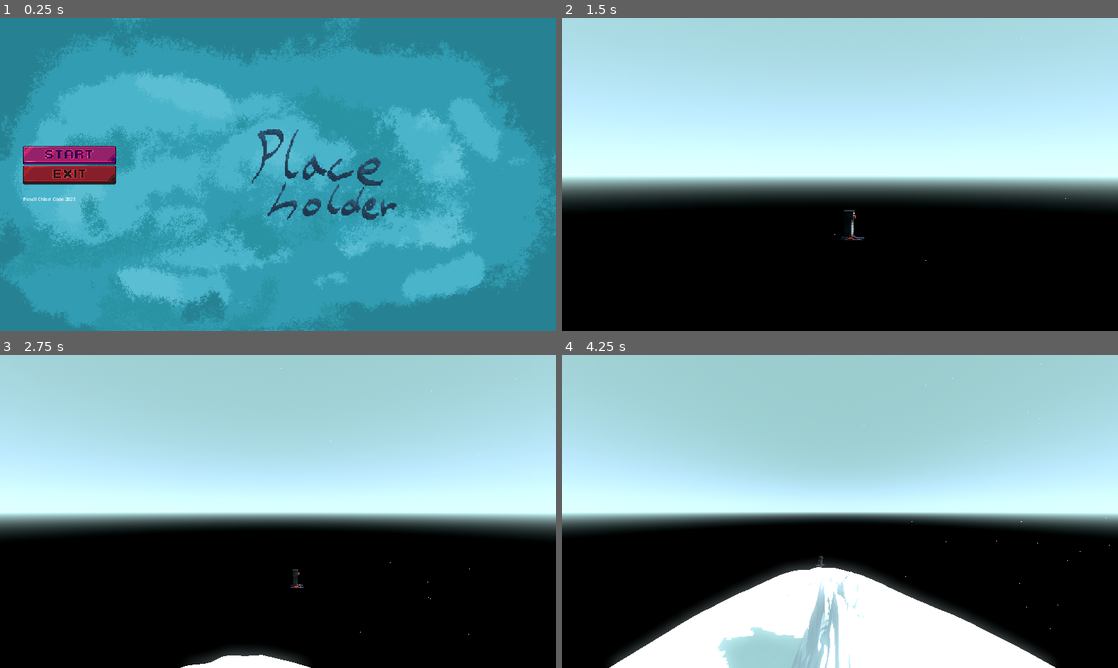
Above: before the commit, frames 1-4 (two rows, left to right).
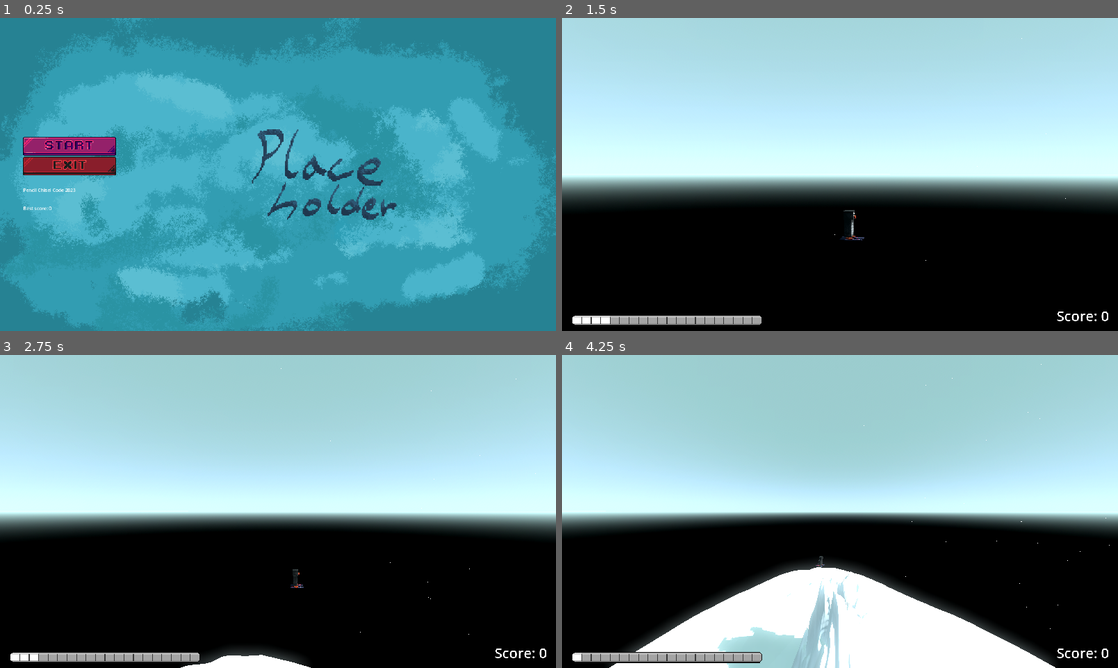
Above: after the commit, the same moments.

Repository: CodingBigTime/pencil-chisel-code-2023
Game: Godot game, scene res://scenes/ui/main_menu.tscn
Same seed, same stepped clock (60 frames per second), same inputs: the game is played once before the commit and once after it. Before the commit the project starts from res://scenes/main_menu.tscn.
Inputs (mouse positions are in pixels of both pictures, inside the frame that each line leads up to; where the layout moved, square brackets give the same spot in the first picture):
- Up to frame 1 (0.25 s): no input
- Up to frame 2 (1.5 s): click (628, 146) [628, 155] at 0.5 s; hold D (right) from 1.28 s (still down); tap Space (boost) at 1.35 s
- Up to frame 3 (2.75 s): release D (right) at 2.03 s; hold A (left) from 2.03 s (still down); tap Space (boost) at 2.1 s
- Up to frame 4 (4.25 s): release A (left) at 2.78 s; hold D (right) from 2.78 s (still down); tap Space (boost) at 2.85, 3.6 s

The runs differ from the first frame. In frame 1, 2.4% of the frame differs, in the area x 4-21%, y 38-62%; in frame 2, 1.1%; in frame 3, 1.1%; in frame 4, 1.3%.

Commit message:
Implement in-game UI

Diff:
--- a/actors/player.gd
+++ b/actors/player.gd
@@ -1,6 +1,10 @@
+class_name Player
 extends RigidBody3D
 
 signal launch_weapon(weapon_name, launch_strength)
+signal boost_count_changed(new_value)
+signal increase_score(amount)
+signal die
 
 const BOOST_SPEED = 5.0
 const LAUNCH_FORCE = 3
@@ -8,7 +12,9 @@
 const MAX_VELOCITY = 100.0
 const TERMINAL_VELOCITY = 20.0
 
+@export var starting_boost_count: int = 0
 var starting_position: Vector3
+var boost_count: int = 0
 
 # Get the gravity from the project settings to be synced with RigidBody nodes.
 var gravity = ProjectSettings.get_setting("physics/3d/default_gravity")
@@ -16,10 +22,20 @@
 
 func _ready():
 	starting_position = position
+	boost_count = starting_boost_count
+	boost_count_changed.emit(boost_count)
+
+
+func add_boost_count():
+	boost_count += 1
+	boost_count_changed.emit(boost_count)
 
 
 func boost():
-	linear_velocity += (Vector3(0, 0, -1).rotated(Vector3(0, 1, 0), rotation.y) * BOOST_SPEED)
+	if boost_count > 0:
+		linear_velocity += (Vector3(0, 0, -1).rotated(Vector3(0, 1, 0), rotation.y) * BOOST_SPEED)
+		boost_count -= 1
+		boost_count_changed.emit(boost_count)
 
 
 func _physics_process(delta: float):
@@ -46,6 +62,8 @@
 	for body in get_colliding_bodies():
 		if body.is_in_group("weapon"):
 			launch_weapon.emit(body.name, linear_velocity * LAUNCH_FORCE)
+			# TODO: Remove temporary score add
+			increase_score.emit(1)
 			linear_velocity *= 0.5
 
 	velocity_xz = Vector2(linear_velocity.x, linear_velocity.z)
--- a/project.godot
+++ b/project.godot
@@ -11,7 +11,7 @@
 [application]
 
 config/name="game-jam-godot-template"
-run/main_scene="res://scenes/main_menu.tscn"
+run/main_scene="res://scenes/ui/main_menu.tscn"
 config/features=PackedStringArray("4.1", "Forward Plus")
 config/icon="res://icon.svg"
 
@@ -70,6 +70,11 @@
 , Object(InputEventJoypadButton,"resource_local_to_scene":false,"resource_name":"","device":-1,"button_index":6,"pressure":0.0,"pressed":false,"script":null)
 ]
 }
+suicide={
+"deadzone": 0.5,
+"events": [Object(InputEventKey,"resource_local_to_scene":false,"resource_name":"","device":-1,"window_id":0,"alt_pressed":false,"shift_pressed":false,"ctrl_pressed":false,"meta_pressed":false,"pressed":false,"keycode":0,"physical_keycode":80,"key_label":0,"unicode":108,"echo":false,"script":null)
+]
+}
 
 [rendering]
 
--- /dev/null
+++ b/scenes/main.gd
@@ -0,0 +1,7 @@
+extends Node3D
+
+
+func _ready():
+	$player.boost_count_changed.connect($main_ui/AspectRatioContainer/boost_bar.update_value)
+	$player.boost_count_changed.emit($player.boost_count)
+	$player.increase_score.connect($main_ui/AspectRatioContainer2/score_label.increase_score)
--- a/scenes/main.tscn
+++ b/scenes/main.tscn
@@ -1,11 +1,12 @@
-[gd_scene load_steps=13 format=3 uid="uid://2w6yakjowypx"]
+[gd_scene load_steps=16 format=3 uid="uid://dxjw1mwn4i5cu"]
 
 [ext_resource type="PackedScene" uid="uid://cup6i73gp2txa" path="res://actors/player.tscn" id="1_7ud0s"]
+[ext_resource type="Script" path="res://scenes/main.gd" id="1_dxlqq"]
 [ext_resource type="Script" path="res://scenes/Camera3D.gd" id="2_nl8p7"]
-
 [ext_resource type="PackedScene" uid="uid://b54oqd74o7jyk" path="res://assets/map7.glb" id="4_4337f"]
-[ext_resource type="PackedScene" uid="uid://dn1acga816cwk" path="res://actors/enemy.tscn" id="4_g7cr1"]
-[ext_resource type="PackedScene" uid="uid://cyhcfsvkd2wxc" path="res://objects/glacier.tscn" id="4_f4xd1"]
+[ext_resource type="PackedScene" uid="uid://bxmjjpfslwi3x" path="res://objects/glacier.tscn" id="4_f4xd1"]
+[ext_resource type="PackedScene" path="res://actors/enemy.tscn" id="4_g7cr1"]
+[ext_resource type="PackedScene" uid="uid://cn6lce1nym2nc" path="res://scenes/ui/main_ui.tscn" id="5_hp1v1"]
 
 [sub_resource type="ProceduralSkyMaterial" id="ProceduralSkyMaterial_h6sp0"]
 sky_top_color = Color(0.47451, 0.635294, 0.639216, 1)
@@ -52,11 +53,15 @@
 section_length = 0.1
 curve = SubResource("Curve_qdmuy")
 
+[sub_resource type="GDScript" id="GDScript_gull0"]
+
 [node name="Map" type="Node3D"]
 transform = Transform3D(0.999998, -0.00142493, 0.00151929, 0.00142608, 0.999999, -0.000756879, -0.00151822, 0.000759032, 0.999999, 0, 0, 0)
+script = ExtResource("1_dxlqq")
 
 [node name="player" parent="." instance=ExtResource("1_7ud0s")]
 transform = Transform3D(1, 9.26043e-10, 2.49698e-11, -2.23539e-11, 1, -1.24232e-11, 1.1314e-11, -4.71173e-10, 1, 18.343, 133.725, 5.52958)
+starting_boost_count = 5
 
 [node name="Camera3D" type="Camera3D" parent="."]
 transform = Transform3D(1, 7.25549e-10, 1.07102e-08, 2.33399e-10, 1, 1.22236e-08, 0, -4.07454e-10, 1, -0.874826, 26.6851, -0.0629961)
@@ -95,3 +100,6 @@
 
 [node name="map" parent="." instance=ExtResource("4_4337f")]
 transform = Transform3D(10, 0, 0, 0, 10, 0, 0, 0, 10, 0, 0, 0)
+
+[node name="main_ui" parent="." instance=ExtResource("5_hp1v1")]
+script = SubResource("GDScript_gull0")
--- a/scenes/MainMenu.gd
+++ b/scenes/ui/MainMenu.gd
@@ -13,7 +13,7 @@
 	get_tree().quit()
 
 
-func _on_button_down():
+func _on_butremove_meta():
 	$ButtonDownSFX.play()
 
 
--- /dev/null
+++ b/scenes/ui/best_score_label.gd
@@ -0,0 +1,14 @@
+class_name BestScoreLabel
+extends Label
+
+var best_score: int = 0
+
+
+func _ready() -> void:
+	text = "Best score: " + str(best_score)
+
+
+func submit_new_score(new_score: int) -> void:
+	if new_score > best_score:
+		best_score = new_score
+		text = "Best score: " + str(new_score)
--- /dev/null
+++ b/scenes/ui/boost_bar.gd
@@ -0,0 +1,5 @@
+extends TextureProgressBar
+
+
+func update_value(new_value: float):
+	value = clamp(new_value, min_value, max_value)
--- /dev/null
+++ b/scenes/ui/boost_bar.tscn
@@ -0,0 +1,20 @@
+[gd_scene load_steps=5 format=3 uid="uid://gk4h02yf37ek"]
+
+[ext_resource type="Texture2D" uid="uid://cjd0hhu1q6fbr" path="res://assets/ui/bar_under.png" id="1_iqmtf"]
+[ext_resource type="Texture2D" uid="uid://b0pkpdwvercf1" path="res://assets/ui/bar_over.png" id="2_ola6e"]
+[ext_resource type="Texture2D" uid="uid://lxn8htt6uq7w" path="res://assets/ui/bar_center.png" id="3_nso2p"]
+[ext_resource type="Script" path="res://scenes/ui/boost_bar.gd" id="4_pt60u"]
+
+[node name="boost_bar" type="TextureProgressBar"]
+anchors_preset = -1
+anchor_right = 0.126
+anchor_bottom = 0.013
+offset_right = -241.92
+offset_bottom = -14.04
+max_value = 20.0
+texture_under = ExtResource("1_iqmtf")
+texture_over = ExtResource("2_ola6e")
+texture_progress = ExtResource("3_nso2p")
+script = ExtResource("4_pt60u")
+metadata/_edit_horizontal_guides_ = [14.0, -4.0]
+metadata/_edit_vertical_guides_ = [241.0]
--- a/scenes/main_menu.tscn
+++ b/scenes/ui/main_menu.tscn
@@ -1,16 +1,17 @@
-[gd_scene load_steps=12 format=3 uid="uid://0cy7htlt00s6"]
+[gd_scene load_steps=13 format=3 uid="uid://0cy7htlt00s6"]
 
-[ext_resource type="Script" path="res://scenes/MainMenu.gd" id="1_d0guk"]
-[ext_resource type="Texture2D" uid="uid://cyrlccn34qbgx" path="res://assets/ui/background.png" id="3_ycbwy"]
-[ext_resource type="Texture2D" uid="uid://cvaryjoqyns3q" path="res://assets/ui/buttons/start_button_normal.png" id="4_n8sfc"]
-[ext_resource type="Texture2D" uid="uid://bb44lytpdej88" path="res://assets/ui/buttons/start_button_pressed.png" id="5_h4sde"]
-[ext_resource type="Texture2D" uid="uid://d1omto5uuatjl" path="res://assets/ui/buttons/start_button_hover.png" id="6_5e82i"]
-[ext_resource type="Texture2D" uid="uid://c0ja4br2myjm1" path="res://assets/ui/buttons/exit_button_normal.png" id="10_p4v6u"]
-[ext_resource type="Texture2D" uid="uid://devt8qijam78x" path="res://assets/ui/buttons/exit_button_pressed.png" id="11_yoe3l"]
-[ext_resource type="Texture2D" uid="uid://dy5y5l14xceox" path="res://assets/ui/buttons/exit_button_hover.png" id="12_ndsnx"]
-[ext_resource type="Texture2D" uid="uid://vf45l2efh1tj" path="res://assets/ui/logo.png" id="14_0piw8"]
-[ext_resource type="AudioStream" uid="uid://bm6bcuvl2fmgq" path="res://assets/sfx/button_press.wav" id="24_t417x"]
-[ext_resource type="AudioStream" uid="uid://clj6pfdgfrud7" path="res://assets/sfx/button_release.wav" id="25_q671y"]
+[ext_resource type="Script" path="res://scenes/ui/MainMenu.gd" id="1_e888i"]
+[ext_resource type="Texture2D" uid="uid://cyrlccn34qbgx" path="res://assets/ui/background.png" id="2_aa2d2"]
+[ext_resource type="Texture2D" uid="uid://cvaryjoqyns3q" path="res://assets/ui/buttons/start_button_normal.png" id="3_f7byy"]
+[ext_resource type="Texture2D" uid="uid://bb44lytpdej88" path="res://assets/ui/buttons/start_button_pressed.png" id="4_tpkhw"]
+[ext_resource type="Texture2D" uid="uid://d1omto5uuatjl" path="res://assets/ui/buttons/start_button_hover.png" id="5_44btw"]
+[ext_resource type="Texture2D" uid="uid://c0ja4br2myjm1" path="res://assets/ui/buttons/exit_button_normal.png" id="6_rr77v"]
+[ext_resource type="Texture2D" uid="uid://devt8qijam78x" path="res://assets/ui/buttons/exit_button_pressed.png" id="7_igl8u"]
+[ext_resource type="Texture2D" uid="uid://dy5y5l14xceox" path="res://assets/ui/buttons/exit_button_hover.png" id="8_3rgo3"]
+[ext_resource type="Script" path="res://scenes/ui/best_score_label.gd" id="9_i60lb"]
+[ext_resource type="Texture2D" uid="uid://vf45l2efh1tj" path="res://assets/ui/logo.png" id="9_mtwnh"]
+[ext_resource type="AudioStream" uid="uid://bm6bcuvl2fmgq" path="res://assets/sfx/button_press.wav" id="10_nue65"]
+[ext_resource type="AudioStream" uid="uid://clj6pfdgfrud7" path="res://assets/sfx/button_release.wav" id="11_gbt1v"]
 
 [node name="Control" type="Control"]
 custom_minimum_size = Vector2(1920, 1080)
@@ -18,12 +19,12 @@
 anchors_preset = 0
 offset_right = 1920.0
 offset_bottom = 1080.0
-script = ExtResource("1_d0guk")
+script = ExtResource("1_e888i")
 
 [node name="TextureRect" type="TextureRect" parent="."]
 custom_minimum_size = Vector2(1920, 1080)
 layout_mode = 1
-texture = ExtResource("3_ycbwy")
+texture = ExtResource("2_aa2d2")
 
 [node name="HomeMenu" type="MarginContainer" parent="."]
 custom_minimum_size = Vector2(1920, 1080)
@@ -49,19 +50,23 @@
 
 [node name="StartButton" type="TextureButton" parent="HomeMenu/HSplitContainer/VBoxContainer/VBoxContainer"]
 layout_mode = 2
-texture_normal = ExtResource("4_n8sfc")
-texture_pressed = ExtResource("5_h4sde")
-texture_hover = ExtResource("6_5e82i")
+texture_normal = ExtResource("3_f7byy")
+texture_pressed = ExtResource("4_tpkhw")
+texture_hover = ExtResource("5_44btw")
 
 [node name="ExitButton" type="TextureButton" parent="HomeMenu/HSplitContainer/VBoxContainer/VBoxContainer"]
 layout_mode = 2
-texture_normal = ExtResource("10_p4v6u")
-texture_pressed = ExtResource("11_yoe3l")
-texture_hover = ExtResource("12_ndsnx")
+texture_normal = ExtResource("6_rr77v")
+texture_pressed = ExtResource("7_igl8u")
+texture_hover = ExtResource("8_3rgo3")
 
 [node name="Label2" type="Label" parent="HomeMenu/HSplitContainer/VBoxContainer"]
 layout_mode = 2
 text = "Pencil Chisel Code 2023"
+
+[node name="best_score_label" type="Label" parent="HomeMenu/HSplitContainer/VBoxContainer"]
+layout_mode = 2
+script = ExtResource("9_i60lb")
 
 [node name="CenterContainer" type="CenterContainer" parent="HomeMenu/HSplitContainer"]
 layout_mode = 2
--- /dev/null
+++ b/scenes/ui/main_ui.tscn
@@ -0,0 +1,49 @@
+[gd_scene load_steps=3 format=3 uid="uid://cn6lce1nym2nc"]
+
+[ext_resource type="PackedScene" uid="uid://gk4h02yf37ek" path="res://scenes/ui/boost_bar.tscn" id="1_rpmhu"]
+[ext_resource type="PackedScene" uid="uid://b2egw5fjoaau4" path="res://scenes/ui/score_label.tscn" id="2_vstrq"]
+
+[node name="main_ui" type="Control"]
+layout_mode = 3
+anchors_preset = 15
+anchor_right = 1.0
+anchor_bottom = 1.0
+grow_horizontal = 2
+grow_vertical = 2
+
+[node name="AspectRatioContainer" type="AspectRatioContainer" parent="."]
+layout_mode = 1
+anchors_preset = 15
+anchor_right = 1.0
+anchor_bottom = 1.0
+offset_left = 34.0
+offset_top = 930.0
+offset_right = -1229.0
+offset_bottom = -18.0
+grow_horizontal = 2
+grow_vertical = 2
+ratio = 17.2143
+alignment_horizontal = 0
+alignment_vertical = 2
+
+[node name="boost_bar" parent="AspectRatioContainer" instance=ExtResource("1_rpmhu")]
+layout_mode = 2
+nine_patch_stretch = true
+
+[node name="AspectRatioContainer2" type="AspectRatioContainer" parent="."]
+layout_mode = 1
+anchors_preset = 15
+anchor_right = 1.0
+anchor_bottom = 1.0
+offset_left = 1361.0
+offset_top = 947.0
+offset_right = -31.0
+offset_bottom = -18.0
+grow_horizontal = 2
+grow_vertical = 2
+ratio = 3.0
+alignment_horizontal = 2
+alignment_vertical = 2
+
+[node name="score_label" parent="AspectRatioContainer2" instance=ExtResource("2_vstrq")]
+layout_mode = 2
--- /dev/null
+++ b/scenes/ui/score_label.gd
@@ -0,0 +1,17 @@
+extends Label
+
+var score: int = 0
+
+
+func _ready():
+	update_score(0)
+
+
+func update_score(new_score: int):
+	score = new_score
+	# get_tree().get_root().find_child("BestScoreLabel", true, false).submit_new_score(score)
+	text = "Score: " + str(score)
+
+
+func increase_score(delta_score: int):
+	update_score(score + delta_score)
--- /dev/null
+++ b/scenes/ui/score_label.tscn
@@ -0,0 +1,16 @@
+[gd_scene load_steps=3 format=3 uid="uid://b2egw5fjoaau4"]
+
+[ext_resource type="Script" path="res://scenes/ui/score_label.gd" id="1_c6dxj"]
+
+[sub_resource type="LabelSettings" id="LabelSettings_2kjox"]
+font_size = 48
+outline_size = 3
+outline_color = Color(0, 0, 0, 1)
+
+[node name="score_label" type="Label"]
+size_flags_vertical = 1
+text = "Score: 123"
+label_settings = SubResource("LabelSettings_2kjox")
+horizontal_alignment = 2
+vertical_alignment = 2
+script = ExtResource("1_c6dxj")
Binary file added: assets/ui/bar_center.png
Not shown, added: assets/ui/bar_center.png.import
Binary file added: assets/ui/bar_over.png
Not shown, added: assets/ui/bar_over.png.import
Binary file added: assets/ui/bar_under.png
Not shown, added: assets/ui/bar_under.png.import
Not shown: 1 places in scenes/ui/main_menu.tscn that only renumber resources
